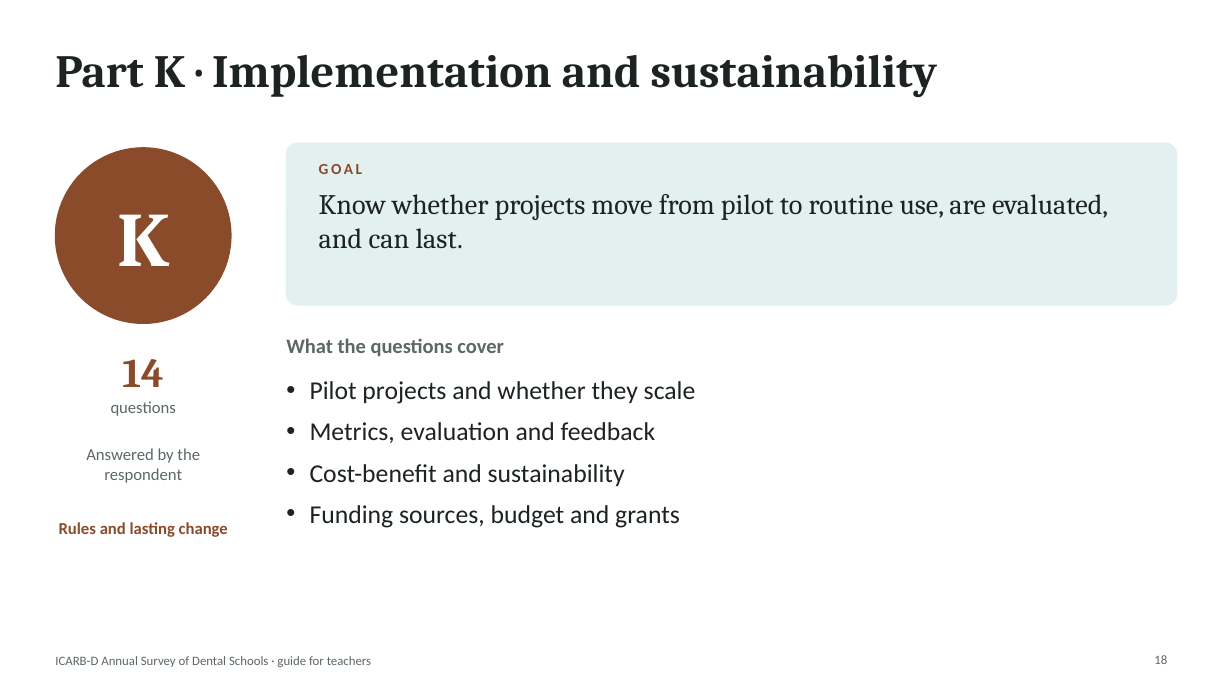
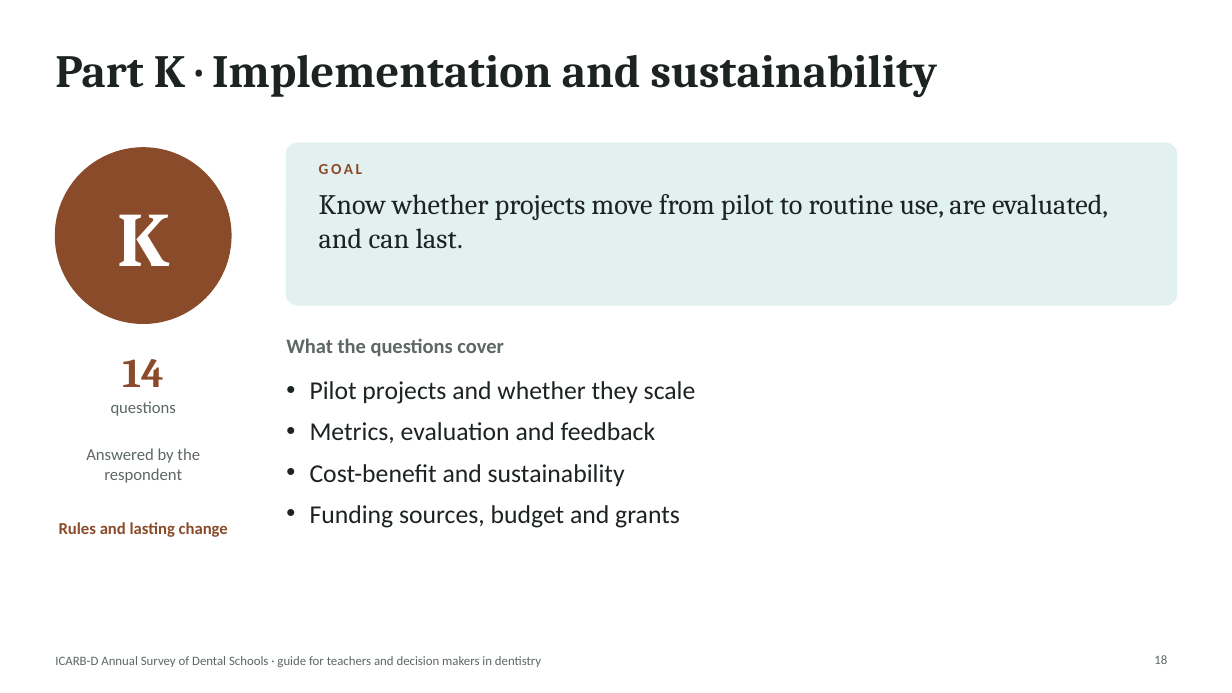
Before and after one commit to igoralves1/AI-assessment-DS-2026, a slide deck: slide 18 of public/downloads/ICARB-D-Survey-Teacher-Slides.pptx. Drawn at 1232x693 pixels with LibreOffice and Linux fonts; fonts in the diff are those of the drawing. Boxes give left, top, right and bottom in pixels: in the first picture for what was removed or moved away, otherwise in the second. Text is boxed around its words. In the diff, an @@ line names an element or a change of style, - is before the commit and + after.

Commit message:
Present the slides as a guide for teachers and decision makers in dentistry

```diff
--- a/public/downloads/ICARB-D-Survey-Teacher-Slides.pptx
+++ b/public/downloads/ICARB-D-Survey-Teacher-Slides.pptx
@@ text at (55, 656, 541, 667): text changed @@
-ICARB-D Annual Survey of Dental Schools · guide for teachers
+ICARB-D Annual Survey of Dental Schools · guide for teachers and decision makers in dentistry
```
Also in this commit, not shown: 22 other slides changed, 5 other files.
